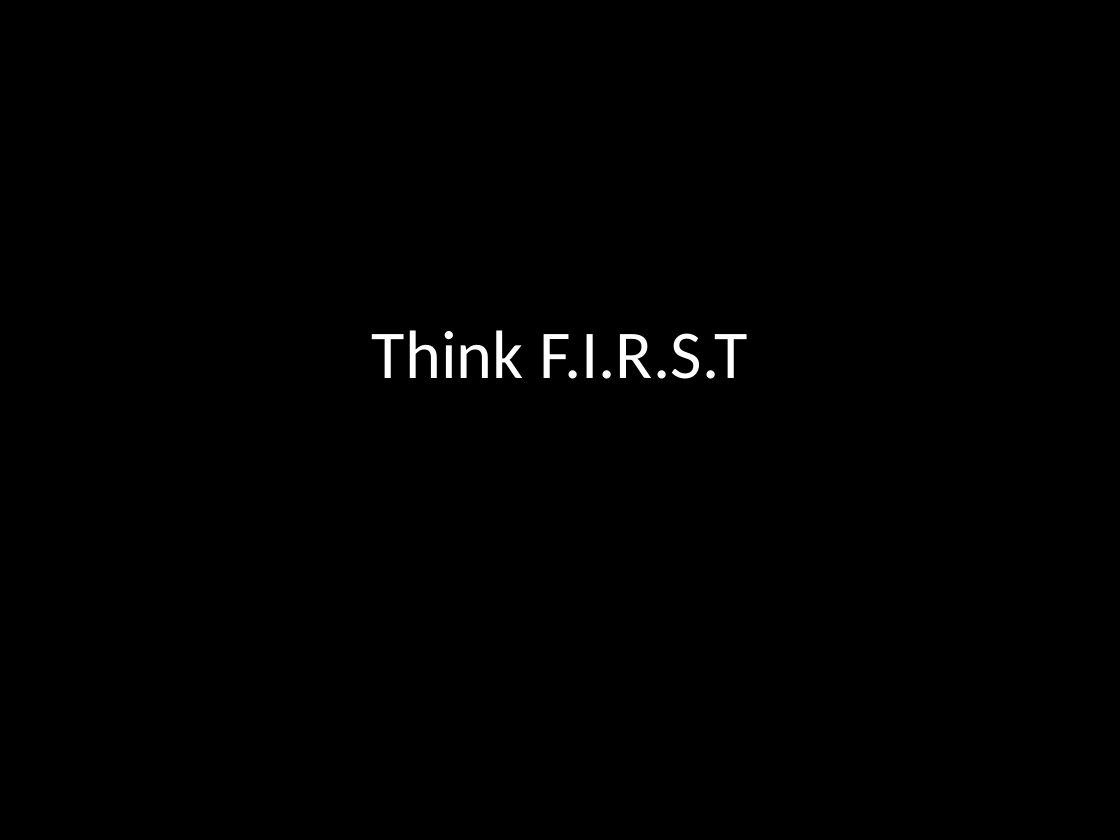
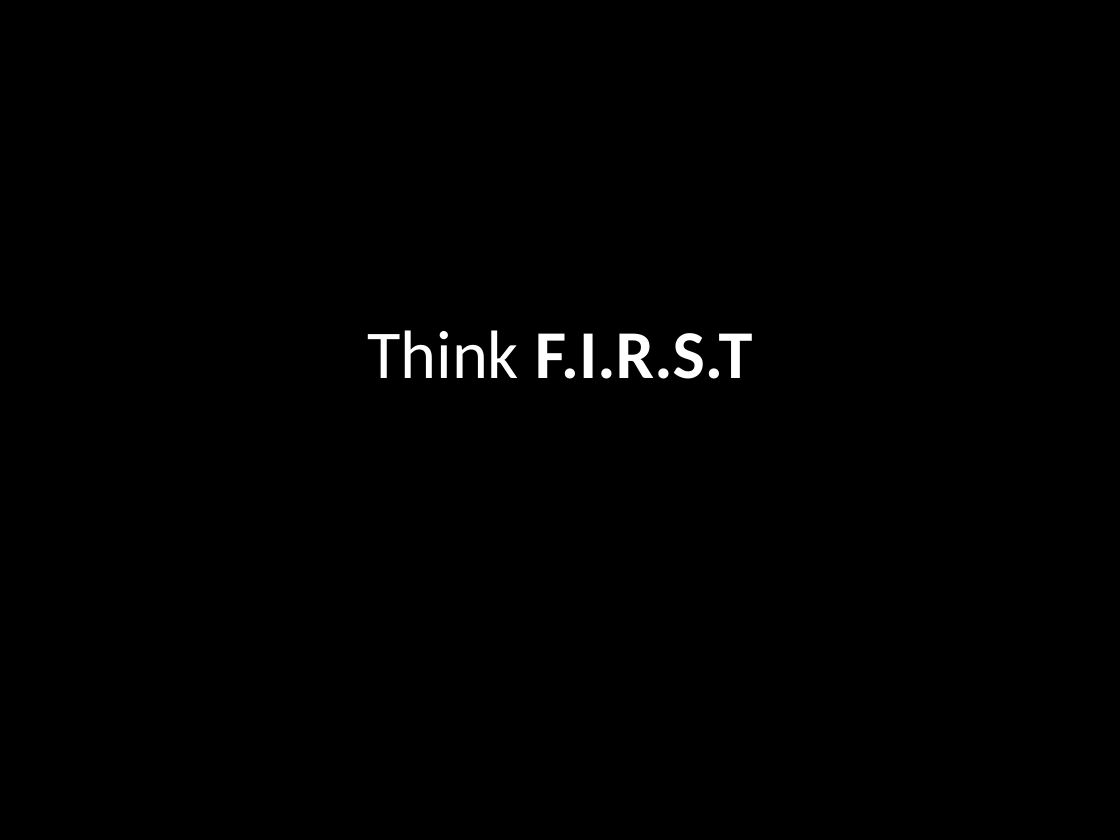
Before and after one commit to robertgreiner/presentations, a slide deck: slide 14 of testing-javascript/testing-javascript.pptx. Drawn at 1120x840 pixels with LibreOffice and Linux fonts; fonts in the diff are those of the drawing. Boxes give left, top, right and bottom in pixels: in the first picture for what was removed or moved away, otherwise in the second. Text is boxed around its words. In the diff, an @@ line names an element or a change of style, - is before the commit and + after.

```diff
--- a/testing-javascript/testing-javascript.pptx
+++ b/testing-javascript/testing-javascript.pptx
@@ title "Think F.I.R.S.T" at <box>367,330,753,379</box>: bold on in "F.I.R.S.T" @@
```
Also in this commit, not shown: 3 other slides changed, 3 slides added, 4 slides removed.
